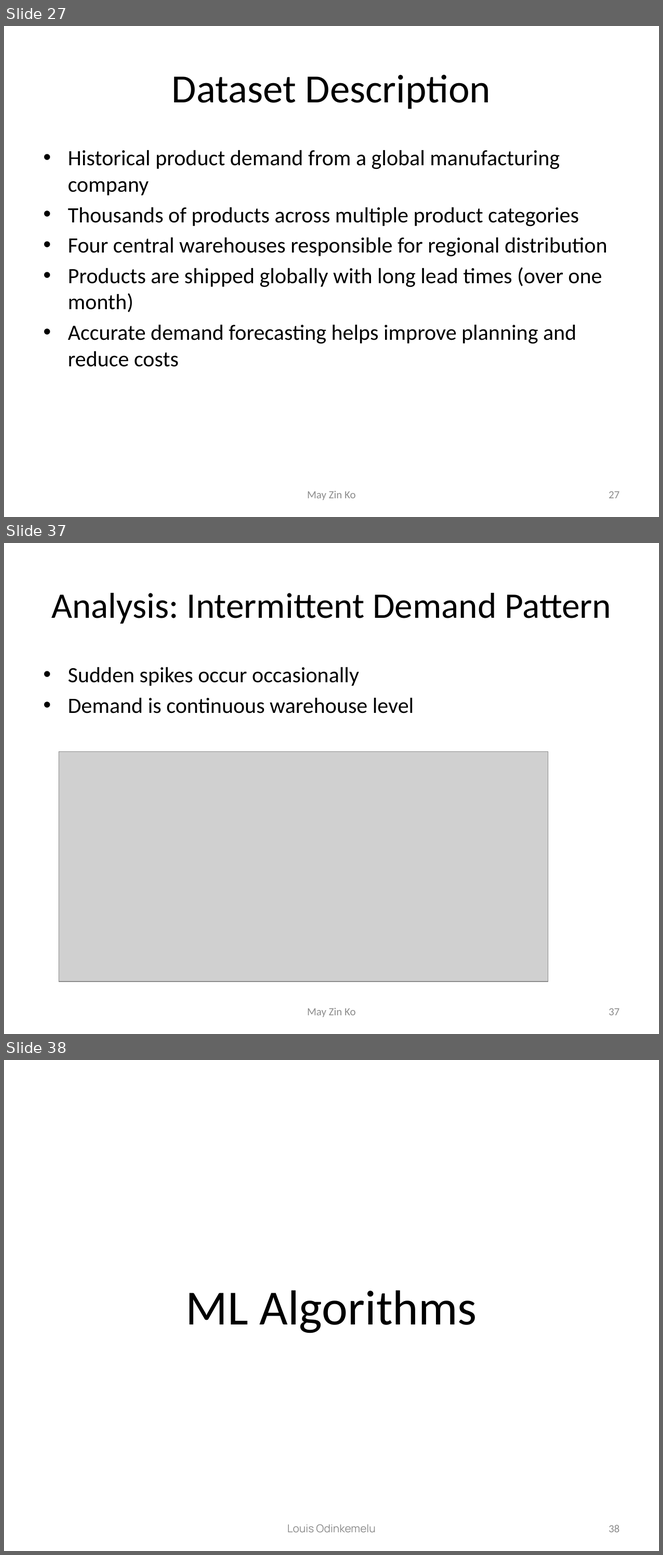
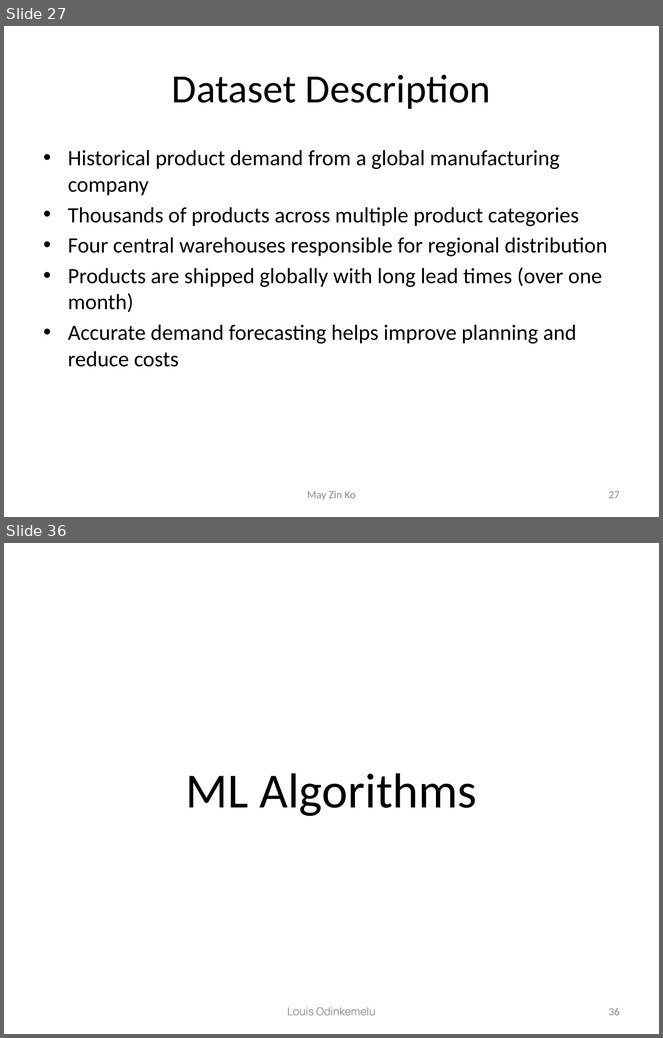
Before and after one commit to MayZinKo/Demand_Management_Industrial_Analytics_Project, a slide deck: Demand_Management_Presentation.pptx. Shown one above the other, each under a label of ours: slides 27, 37 and 38 before the commit, slides 27 and 36 after it; the slides between them are not shown. The pictures are 663x1555 and 663x1038 pixels, drawn with LibreOffice and Linux fonts; fonts in the diff are those of the drawing; grey boxes stand for pictures. Boxes give left, top, right and bottom in pixels: in the first picture for what was removed or moved away, otherwise in the second. Text is boxed around its words. In the diff, an @@ line names an element or a change of style, - is before the commit and + after.

```diff
--- a/Demand_Management_Presentation.pptx
+++ b/Demand_Management_Presentation.pptx
@@ slide 37 removed at (x1=4, y1=543, x2=659, y2=1034), background #FFFFFF @@
@@ title removed at (x1=51, y1=593, x2=611, y2=624) @@
-Analysis: Intermittent Demand Pattern
@@ text removed at (x1=68, y1=667, x2=414, y2=714) @@
-• Sudden spikes occur occasionally
-• Demand is continuous warehouse level
@@ picture removed at (x1=59, y1=752, x2=548, y2=982) @@
@@ text removed at (x1=307, y1=1008, x2=356, y2=1018) @@
-May Zin Ko
@@ page number removed at (x1=609, y1=1008, x2=620, y2=1016) @@
-37
@@ what was slide 38 is now slide 36 @@
@@ page number at (x1=609, y1=1008, x2=620, y2=1016): text changed @@
-38
+36
```
Also in this commit, not shown: 10 slides changed, 5 slides added, 5 other slides removed, 1 other file.
